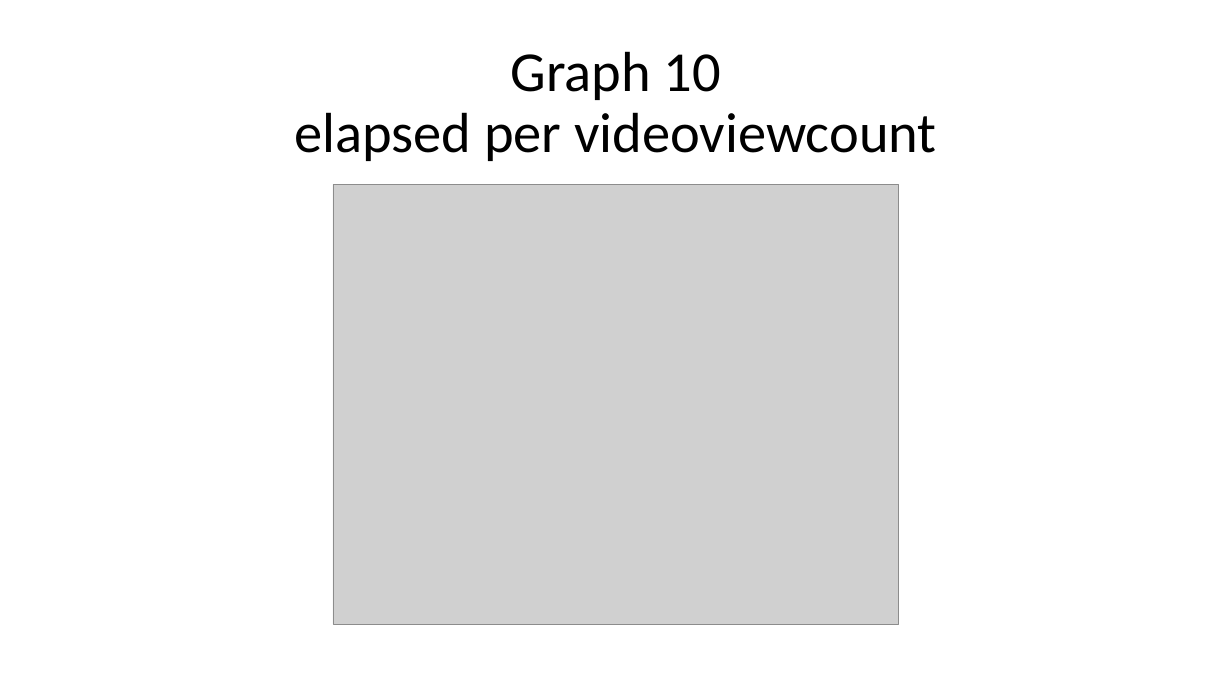
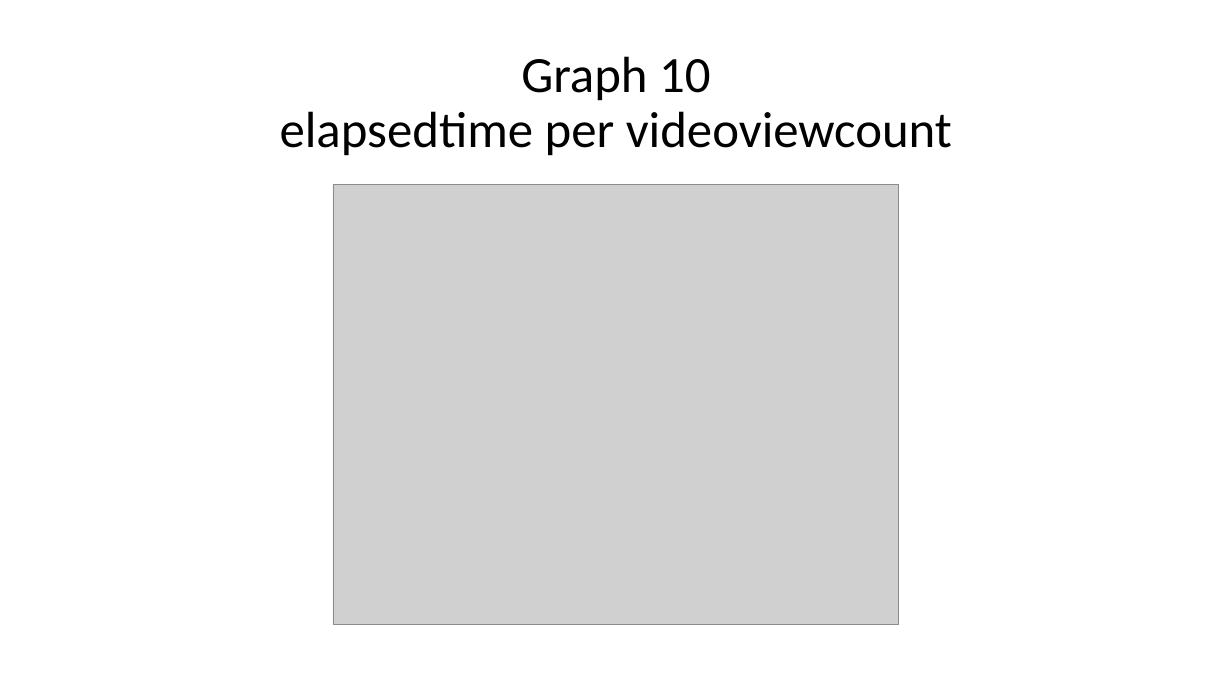
Before and after one commit to YonatanShoham/YouTube-dataset-analysis, a slide deck: slide 17 of YouTube dataset analysis presentation.pptx. Drawn at 1232x693 pixels with LibreOffice and Linux fonts; fonts in the diff are those of the drawing; grey boxes stand for pictures; background and template pictures are left out. Boxes give left, top, right and bottom in pixels: in the first picture for what was removed or moved away, otherwise in the second. Text is boxed around its words. In the diff, an @@ line names an element or a change of style, - is before the commit and + after.

```diff
--- a/YouTube dataset analysis presentation.pptx
+++ b/YouTube dataset analysis presentation.pptx
@@ title at [280, 56, 952, 156]: text changed; size 44 to 39.6 pt @@
-Graph 10
-elapsed per videoviewcount
+Graph 10
+elapsedtime per videoviewcount
```
Also in this commit, not shown: 8 other slides changed, 2 slides added, 1 other file.
